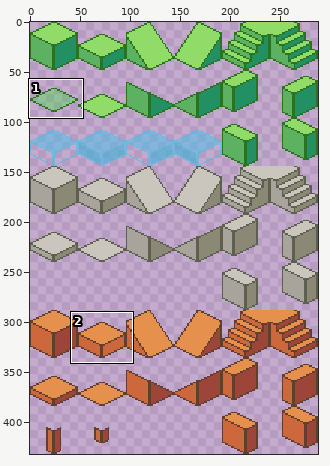
A sprite sheet gets an edit: Assets/Tileset/isometric-sandbox-sheet.png. Above, an overview of the earlier version with the close-up marked.
Close-up. As it was:
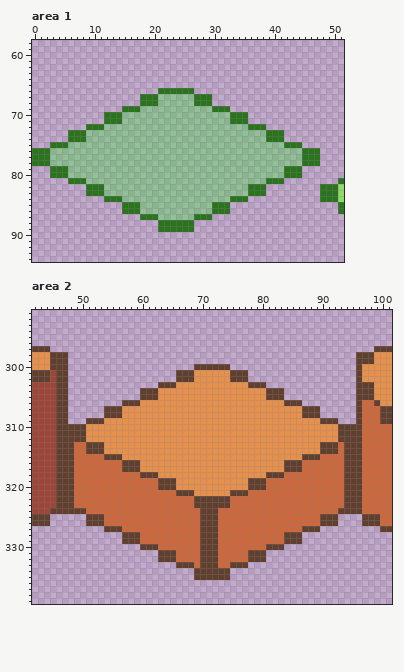
The file is 288x432 pixels. Pixels under 10% opacity are left out. Shown: area 1: x 0..51, y 58..94; area 2: x 42..101, y 291..339.
And afterwards:
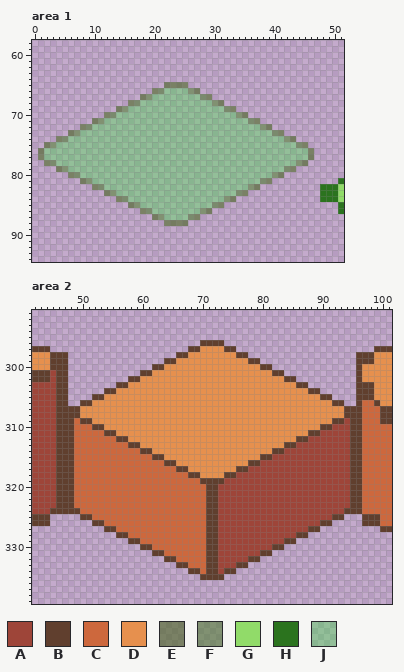
Palette (. is transparent): A #9e4539  B #603f2e  C #cd683d  D #e6904e  E #4b67249d  F #427a1f84  G #91db69  H #2b731e  J #00ff0040
Change:
Area 1:
y 65: x 22..25 .... -> EEEE
y 66: x 20..27 .HHHHHH. -> EFJJJJFE
y 67: x 18..20 HHH -> EFJ; x 27..29 HHH -> JFE
y 68: x 16..20 ..HHH -> EFJJJ; x 27..31 HHH.. -> JJJFE
y 69: x 14..17 .HHH -> EFJJ; x 30..33 HHH. -> JJFE
y 70: x 12..14 HHH -> EFJ; x 33..35 HHH -> JFE
y 71: x 10..14 ..HHH -> EFJJJ; x 33..37 HHH.. -> JJJFE
y 72: x 8..11 .HHH -> EFJJ; x 36..39 HHH. -> JJFE
y 73: x 6..8 HHH -> EFJ; x 39..41 HHH -> JFE
y 74: x 4..8 ..HHH -> EFJJJ; x 39..43 HHH.. -> JJJFE
y 75: x 2..5 .HHH -> EFJJ; x 42..45 HHH. -> JJFE
y 76..77: x 0..2 HHH -> .EJ; x 45..47 HHH -> JE.
y 78: x 0..3 HHHJ -> ..EF; x 44..47 JHHH -> FE..
y 79: x 3..5 HHH -> .EF; x 42..44 HHH -> FE.
y 80: x 3..7 HHHJJ -> ...EF; x 40..44 JJHHH -> FE...
y 81: x 6..9 HHHJ -> ..EF; x 38..41 JHHH -> FE..
y 82: x 9..11 HHH -> .EF; x 36..38 HHH -> FE.
y 83: x 9..13 HHHJJ -> ...EF; x 34..38 JJHHH -> FE...
y 84: x 12..15 HHHJ -> ..EF; x 32..35 JHHH -> FE..
y 85: x 15..17 HHH -> .EF; x 30..32 HHH -> FE.
y 86: x 15..19 HHHJJ -> ...EF; x 28..32 JJHHH -> FE...
y 87: x 18..21 HHHJ -> ..EF; x 26..29 JHHH -> FE..
y 88: x 21..26 HHHHHH -> .EEEE.
y 89: x 21..26 HHHHHH -> ......
Area 2:
y 296: x 70..73 .... -> BBBB
y 297: x 68..75 ........ -> BBDDDDBB
y 298: x 66..77 ............ -> BBDDDDDDDDBB
y 299: x 64..79 ................ -> BBDDDDDDDDDDDDBB
y 300: x 62..81 .......BBBBBB....... -> BBDDDDDDDDDDDDDDDDBB
y 301: x 60..68 ......BBB -> BBDDDDDDD; x 75..83 BBB...... -> DDDDDDDBB
y 302: x 58..68 ........BBB -> BBDDDDDDDDD; x 75..85 BBB........ -> DDDDDDDDDBB
y 303: x 56..65 .......BBB -> BBDDDDDDDD; x 78..87 BBB....... -> DDDDDDDDBB
y 304: x 54..62 ......BBB -> BBDDDDDDD; x 81..89 BBB...... -> DDDDDDDBB
y 305: x 52..62 ........BBB -> BBDDDDDDDDD; x 81..91 BBB........ -> DDDDDDDDDBB
y 306: x 50..59 .......BBB -> BBDDDDDDDD; x 84..93 BBB....... -> DDDDDDDDBB
y 307..308: x 48..56 ......BBB -> BBDDDDDDD; x 87..95 BBB...... -> DDDDDDDBB
y 309: x 48..50 ... -> BCB; x 52..53 BB -> DD; x 90..91 BB -> DD; x 93..95 ... -> BAB
y 310: x 49..53 BBDDD -> CCCBB; x 90..94 DDDBB -> BBAAA
y 311: x 49..55 BBDDDDD -> CCCCCBB; x 88..94 DDDDDBB -> BBAAAAA
y 312: x 49..57 BBDDDDDDD -> CCCCCCCBB; x 86..94 DDDDDDDBB -> BBAAAAAAA
y 313: x 51..59 BBBDDDDDD -> CCCCCCCBB; x 84..94 DDDDDDBBBCB -> BBAAAAAAAAA
y 314: x 51..61 BBBDDDDDDDD -> CCCCCCCCCBB; x 82..94 DDDDDDDDBBBCB -> BBAAAAAAAAAAA
y 315: x 54..63 BBBDDDDDDD -> CCCCCCCCBB; x 80..94 DDDDDDDBBBCCCCB -> BBAAAAAAAAAAAAA
y 316: x 57..65 BBBDDDDDD -> CCCCCCCBB; x 78..94 DDDDDDBBBCCCCCCCB -> BBAAAAAAAAAAAAAAA
y 317: x 57..67 BBBDDDDDDDD -> CCCCCCCCCBB; x 76..94 DDDDDDDDBBBCCCCCCCB -> BBAAAAAAAAAAAAAAAAA
y 318: x 60..69 BBBDDDDDDD -> CCCCCCCCBB; x 74..94 DDDDDDDBBBCCCCCCCCCCB -> BBAAAAAAAAAAAAAAAAAAA
y 319: x 63..94 BBBDDDDDDDDDDDDBBBCCCCCCCCCCCCCB -> CCCCCCCBBBBAAAAAAAAAAAAAAAAAAAAA
y 320: x 63..94 BBBDDDDDDDDDDDDBBBCCCCCCCCCCCCCB -> CCCCCCCCBBAAAAAAAAAAAAAAAAAAAAAA
y 321: x 66..94 BBBDDDDDDBBBCCCCCCCCCCCCCCCCB -> CCCCCBBAAAAAAAAAAAAAAAAAAAAAA
y 322..323: x 69..70 BB -> CC; x 73..94 BBCCCCCCCCCCCCCCCCCCCB -> AAAAAAAAAAAAAAAAAAAAAA
y 324: x 50 B -> C; x 70 B -> C; x 73..93 CCCCCCCCCCCCCCCCCCCCB -> AAAAAAAAAAAAAAAAAAAAA
y 325: x 50 . -> B; x 52..53 BB -> CC; x 70 B -> C; x 73..91 CCCCCCCCCCCCCCCCCBB -> AAAAAAAAAAAAAAAAAAA; x 93 . -> B
y 326: x 51 B -> .; x 70 B -> C; x 73..89 CCCCCCCCCCCCCCCCC -> AAAAAAAAAAAAAAAAA; x 92 B -> .
y 327: x 56 B -> C; x 70 B -> C; x 73..87 CCCCCCCCCCCCCCB -> AAAAAAAAAAAAAAA
y 328: x 56 . -> B; x 58..59 BB -> CC; x 70 B -> C; x 73..85 CCCCCCCCCCCBB -> AAAAAAAAAAAAA; x 87 . -> B
y 329: x 57 B -> .; x 70 B -> C; x 73..83 CCCCCCCCCCC -> AAAAAAAAAAA; x 86 B -> .
y 330: x 62 B -> C; x 70 B -> C; x 73..81 CCCCCCCCB -> AAAAAAAAA
y 331: x 62 . -> B; x 64..65 BB -> CC; x 70 B -> C; x 73..79 CCCCCBB -> AAAAAAA; x 81 . -> B
y 332: x 63 B -> .; x 70 B -> C; x 73..77 CCCCC -> AAAAA; x 80 B -> .
y 333: x 68 B -> C; x 70 B -> C; x 73..75 CCB -> AAA
y 334: x 68 . -> B; x 70 B -> C; x 73 B -> A; x 75 . -> B
y 335: x 69 B -> .; x 74 B -> .
Where, in picture pixels (left, top, right, bottom), the same in both close-ups:
changed: (32, 82, 320, 232)
changed: (68, 340, 356, 580)
